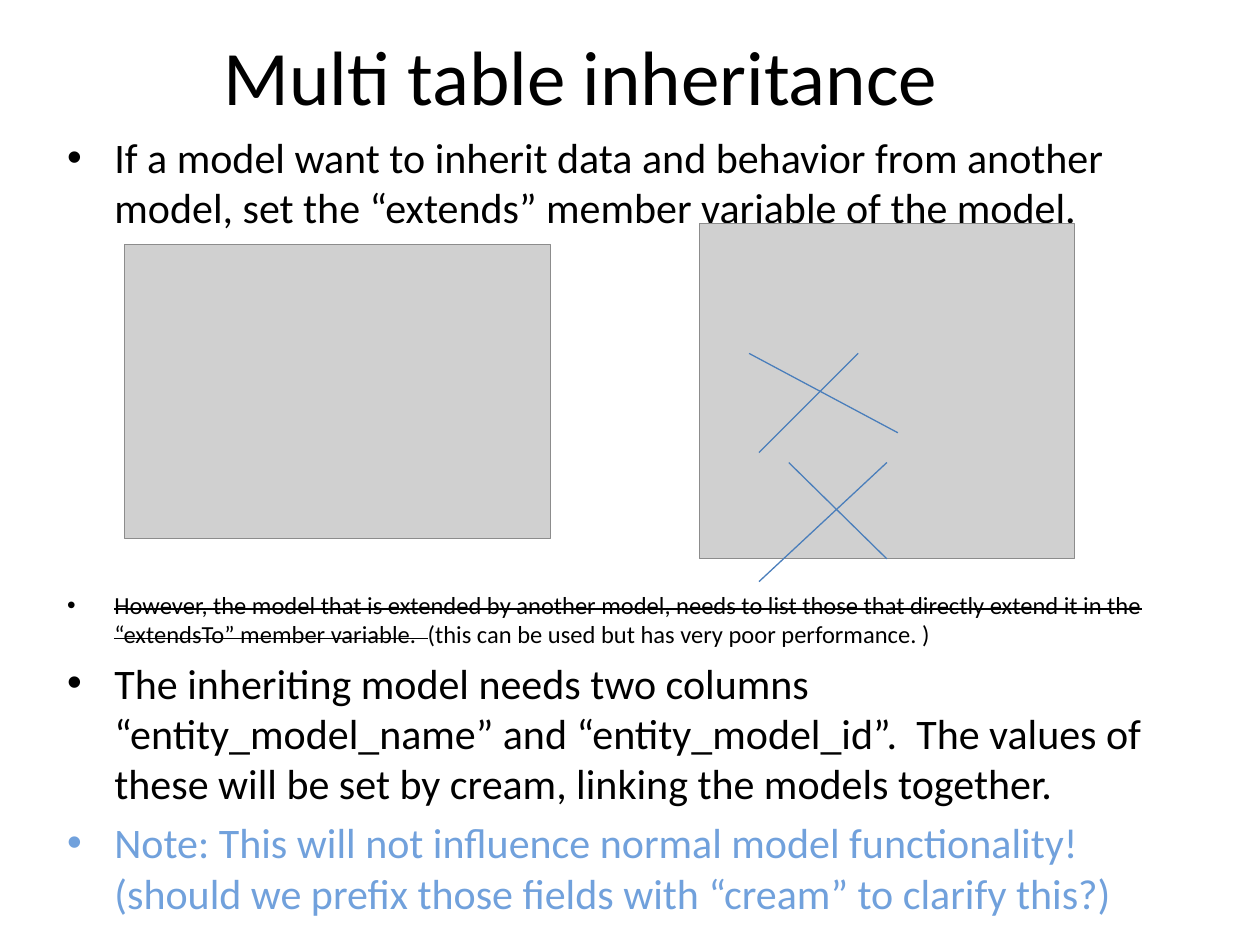
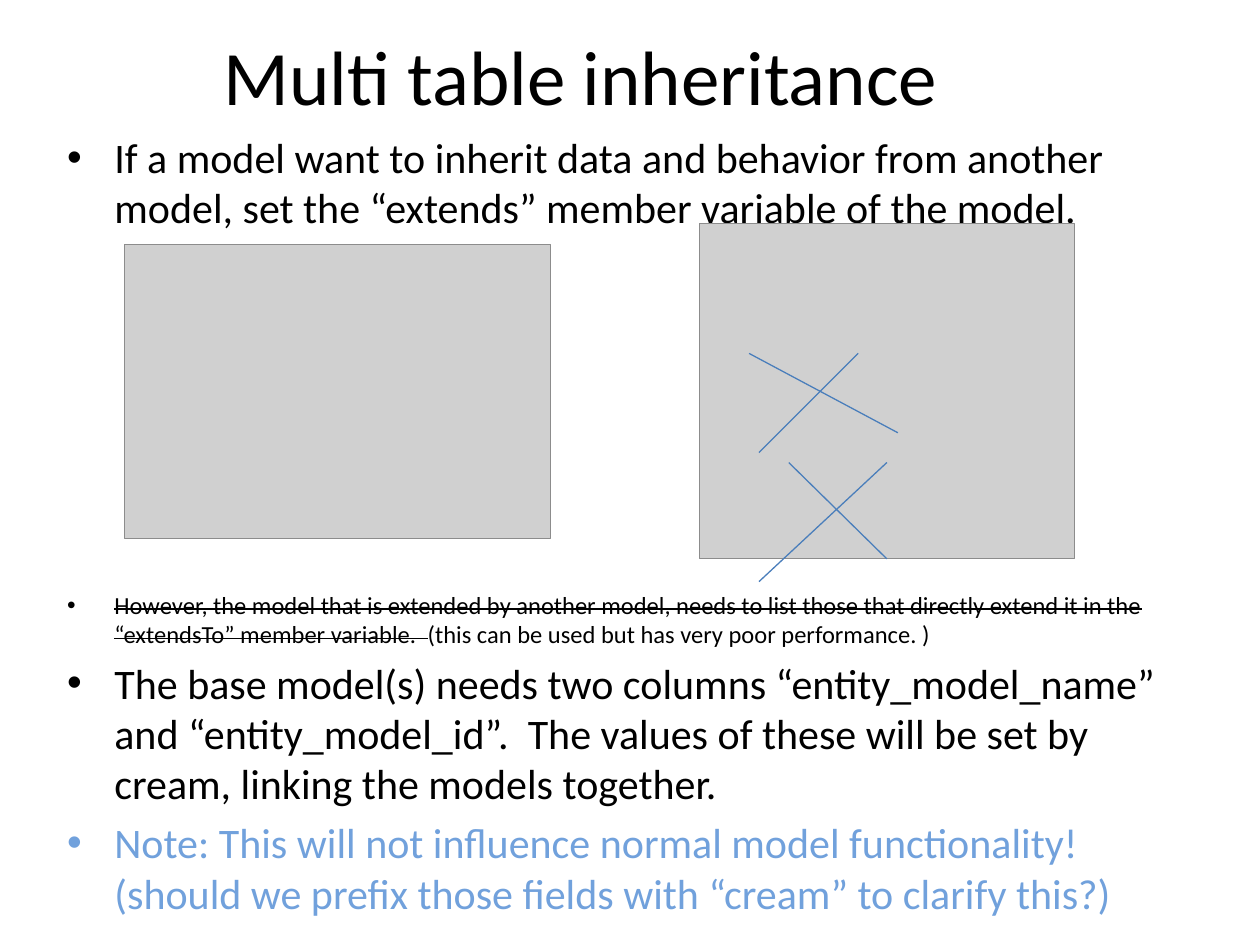
Before and after one commit to erobwen/Cream, a slide deck: slide 10 of Cream_Introduction.pptx. Drawn at 1260x945 pixels with LibreOffice and Linux fonts; fonts in the diff are those of the drawing; grey boxes stand for pictures. Boxes give left, top, right and bottom in pixels: in the first picture for what was removed or moved away, otherwise in the second. Text is boxed around its words. In the diff, an @@ line names an element or a change of style, - is before the commit and + after.

Commit message:
Doc error fixes.

```diff
--- a/Cream_Introduction.pptx
+++ b/Cream_Introduction.pptx
@@ text at (114,668,1155,807): text changed @@
-• The inheriting model needs two columns “entity_model_name” and “entity_model_id”. The values of these will be set by cream, linking the models together.
+• The base model(s) needs two columns “entity_model_name” and “entity_model_id”. The values of these will be set by cream, linking the models together.
```
